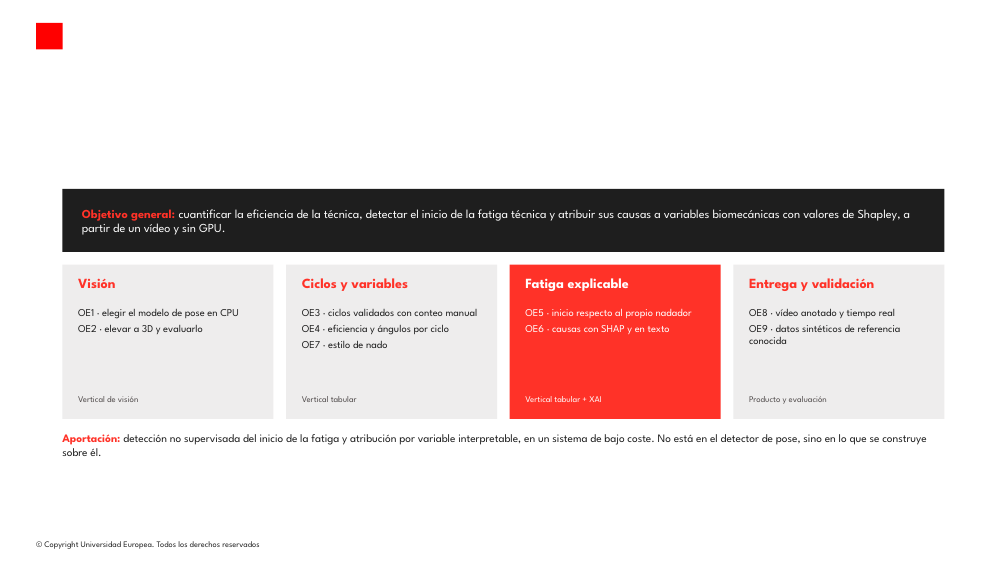
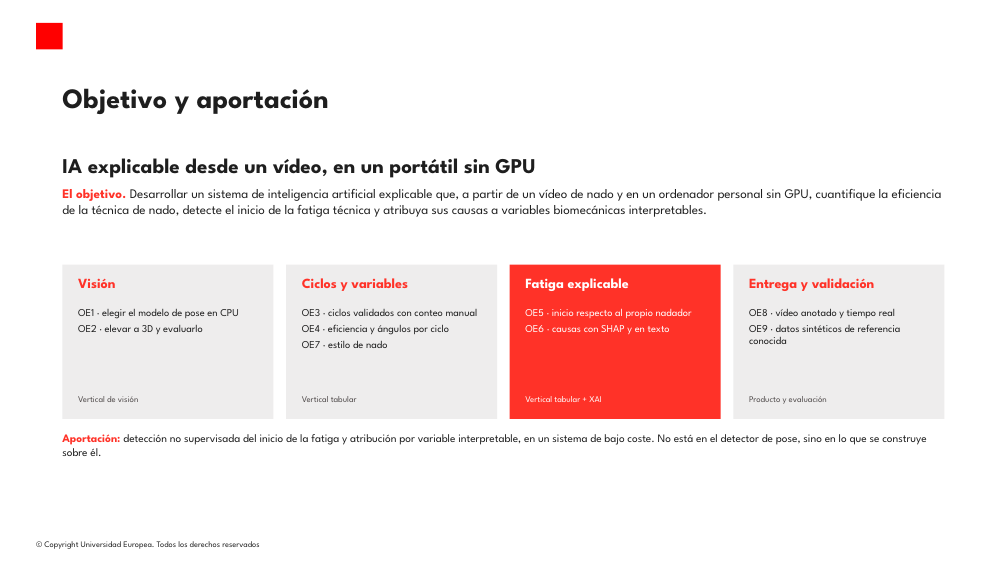
Before and after one commit to modeliana1-rgb/Strokelab, a slide deck: slide 4 of presentacion/StrokeLab_defensa.pptx. Drawn at 1008x567 pixels with LibreOffice and Linux fonts; fonts in the diff are those of the drawing; background and template pictures are left out. Boxes give left, top, right and bottom in pixels: in the first picture for what was removed or moved away, otherwise in the second. Text is boxed around its words. In the diff, an @@ line names an element or a change of style, - is before the commit and + after.

```diff
--- a/presentacion/StrokeLab_defensa.pptx
+++ b/presentacion/StrokeLab_defensa.pptx
@@ title added at [62, 88, 329, 114], 32 pt, text #1E1E1E, bold @@
+Objetivo y aportación
@@ text added at [62, 158, 535, 178], 24 pt, text #1E1E1E, bold @@
+IA explicable desde un vídeo, en un portátil sin GPU
@@ text at [62, 189, 942, 217]: text changed; size 14 to 15 pt; text colour #FFFFFF to #1E1E1E @@
-Objetivo general: cuantificar la eficiencia de la técnica, detectar el inicio de la fatiga técnica y atribuir sus causas a variables biomecánicas con valores de Shapley, a partir de un vídeo y sin GPU.
+El objetivo. Desarrollar un sistema de inteligencia artificial explicable que, a partir de un vídeo de nado y en un ordenador personal sin GPU, cuantifique la eficiencia de la técnica de nado, detecte el inicio de la fatiga técnica y atribuya sus causas a variables biomecánicas interpretables.
@@ text "El objetivo. Desarrollar un sistema ..." at [62, 189, 942, 217]: vertical alignment middle to top @@
@@ rectangle removed at [62, 189, 944, 252] @@
```
Also in this commit, not shown: 12 other slides changed, 3 other files.
